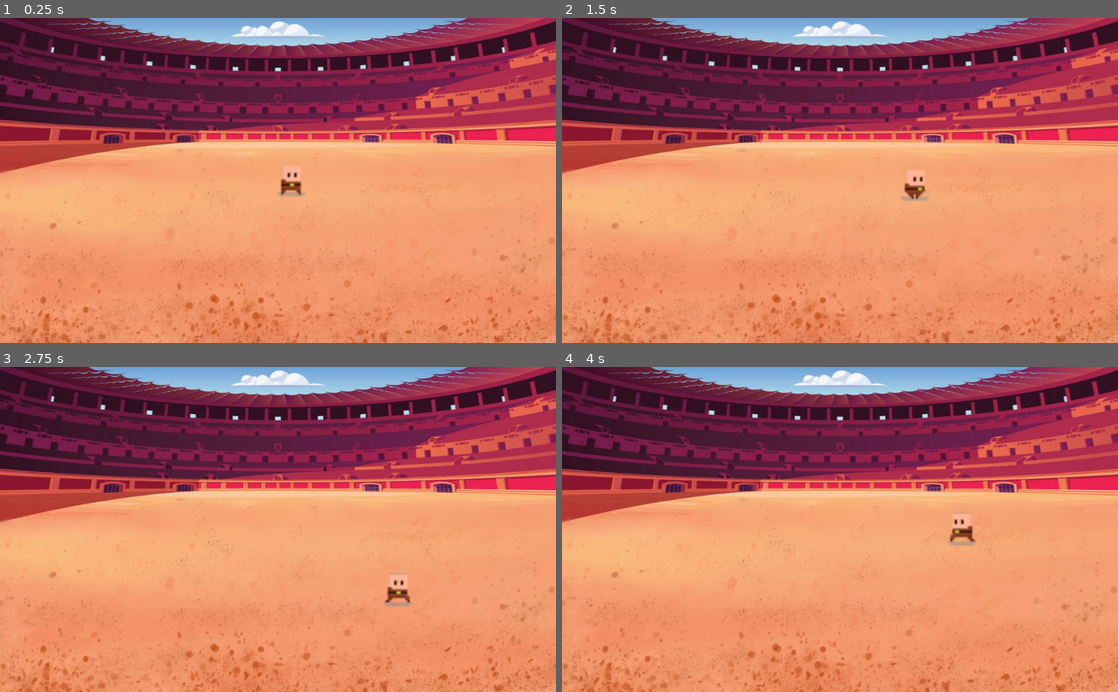
Above: before the commit, frames 1-4 (two rows, left to right).
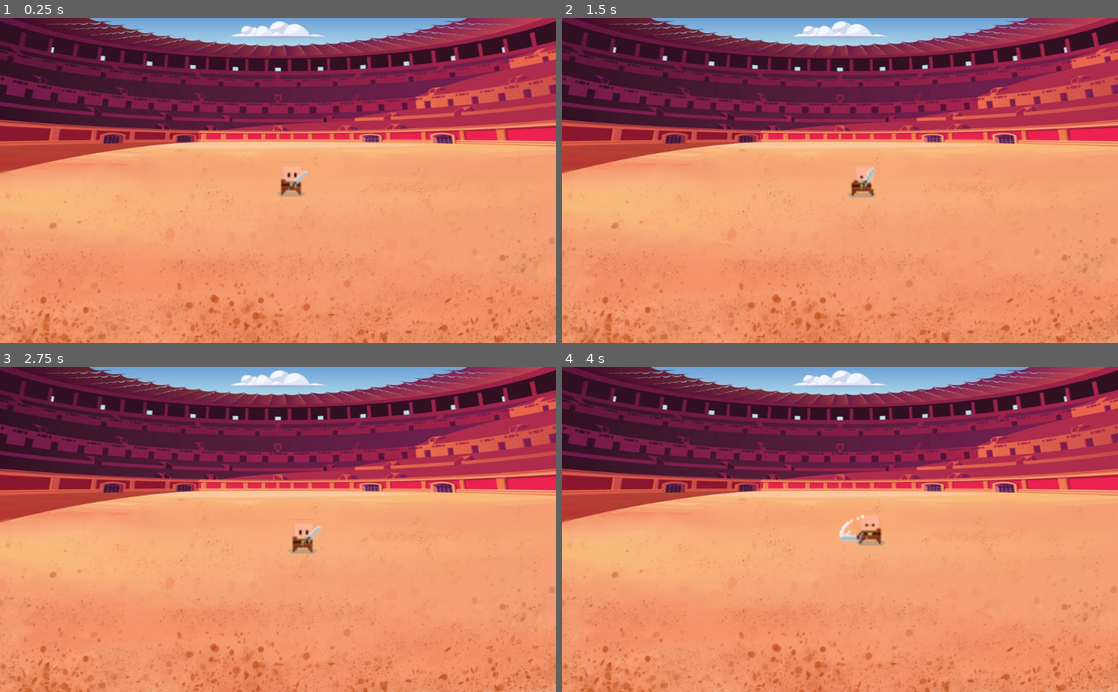
Above: after the commit, the same moments.

Repository: woliveira82/godot-arena
Game: Godot game, scene res://src/game/Arena.tscn
The game is run twice, just before and just after one commit, with the same random seed, the same clock (stepped at 60 frames per second) and the same inputs.
Inputs:
- Up to frame 1 (0.25 s): no input
- Up to frame 2 (1.5 s): hold Right (ui_right) 0.53-1.28 s; tap Space (attack, bound only after the commit) at 0.6, 1.35 s; hold Down (ui_down) from 1.28 s (still down)
- Up to frame 3 (2.75 s): release Down (ui_down) at 2.03 s; hold Right (ui_right) from 2.03 s (still down); tap Space (attack, bound only after the commit) at 2.1 s
- Up to frame 4 (4 s): release Right (ui_right) at 2.78 s; hold Up (ui_up) 2.78-3.53 s; tap Space (attack, bound only after the commit) at 2.85, 3.6 s; hold Left (ui_left) from 3.53 s (still down)

The runs differ from the first frame. In frame 1, less than 0.1% of the frame differs, in the area x 51-56%, y 46-53%; in frame 2, 0.6%; in frame 3, 0.7%; in frame 4, 0.8%, in the area x 49-75%, y 44-55%.

Commit message:
feat: add sword animation

Diff:
--- a/project.godot
+++ b/project.godot
@@ -44,6 +44,11 @@
 , Object(InputEventKey,"resource_local_to_scene":false,"resource_name":"","device":0,"alt":false,"shift":false,"control":false,"meta":false,"command":false,"pressed":false,"scancode":83,"physical_scancode":0,"unicode":0,"echo":false,"script":null)
  ]
 }
+attack={
+"deadzone": 0.5,
+"events": [ Object(InputEventKey,"resource_local_to_scene":false,"resource_name":"","device":0,"alt":false,"shift":false,"control":false,"meta":false,"command":false,"pressed":false,"scancode":0,"physical_scancode":32,"unicode":0,"echo":false,"script":null)
+ ]
+}
 
 [physics]
 
--- a/src/game/Player.gd
+++ b/src/game/Player.gd
@@ -30,7 +30,7 @@
 			_move(delta)
 
 		ATTACK:
-			pass
+			_attack()
 
 		DYING:
 			pass
@@ -73,9 +73,18 @@
 		animation_player.play('idle_%s%s' % [face, animation_option])
 		velocity = velocity.move_toward(Vector2.ZERO, FRICTION * delta)
 
+	if Input.is_action_just_pressed('attack'):
+		state = ATTACK
+
 
 func _attack():
-	pass
+	velocity = Vector2.ZERO
+	var face = 'right' if facing_right else 'left'
+	animation_player.play('attack_%s' % face)
+
+
+func _animation_finished():
+	state = MOVE
 
 
 func _on_Timer_timeout():
--- a/src/game/scene/Player.tscn
+++ b/src/game/scene/Player.tscn
@@ -1,7 +1,8 @@
-[gd_scene load_steps=10 format=2]
+[gd_scene load_steps=13 format=2]
 
 [ext_resource path="res://src/game/Player.gd" type="Script" id=1]
 [ext_resource path="res://assets/images/character.png" type="Texture" id=2]
+[ext_resource path="res://assets/images/sword.png" type="Texture" id=3]
 
 [sub_resource type="Animation" id=6]
 length = 0.001
@@ -40,6 +41,198 @@
 "transitions": PoolRealArray( 1 ),
 "update": 0,
 "values": [ false ]
+}
+tracks/3/type = "value"
+tracks/3/path = NodePath("SwordSprite:frame")
+tracks/3/interp = 1
+tracks/3/loop_wrap = true
+tracks/3/imported = false
+tracks/3/enabled = true
+tracks/3/keys = {
+"times": PoolRealArray( 0 ),
+"transitions": PoolRealArray( 1 ),
+"update": 0,
+"values": [ 0 ]
+}
+tracks/4/type = "value"
+tracks/4/path = NodePath("SwordSprite:position")
+tracks/4/interp = 1
+tracks/4/loop_wrap = true
+tracks/4/imported = false
+tracks/4/enabled = true
+tracks/4/keys = {
+"times": PoolRealArray( 0 ),
+"transitions": PoolRealArray( 1 ),
+"update": 0,
+"values": [ Vector2( -16, 6 ) ]
+}
+tracks/5/type = "value"
+tracks/5/path = NodePath("SwordSprite:flip_h")
+tracks/5/interp = 1
+tracks/5/loop_wrap = true
+tracks/5/imported = false
+tracks/5/enabled = true
+tracks/5/keys = {
+"times": PoolRealArray( 0 ),
+"transitions": PoolRealArray( 1 ),
+"update": 0,
+"values": [ true ]
+}
+
+[sub_resource type="Animation" id=14]
+resource_name = "attack_left"
+length = 0.5
+tracks/0/type = "value"
+tracks/0/path = NodePath("Sprite:frame")
+tracks/0/interp = 1
+tracks/0/loop_wrap = true
+tracks/0/imported = false
+tracks/0/enabled = true
+tracks/0/keys = {
+"times": PoolRealArray( 0, 0.1, 0.3, 0.4 ),
+"transitions": PoolRealArray( 1, 1, 1, 1 ),
+"update": 1,
+"values": [ 21, 22, 24, 25 ]
+}
+tracks/1/type = "value"
+tracks/1/path = NodePath("Sprite:flip_h")
+tracks/1/interp = 1
+tracks/1/loop_wrap = true
+tracks/1/imported = false
+tracks/1/enabled = true
+tracks/1/keys = {
+"times": PoolRealArray( 0 ),
+"transitions": PoolRealArray( 1 ),
+"update": 1,
+"values": [ true ]
+}
+tracks/2/type = "method"
+tracks/2/path = NodePath(".")
+tracks/2/interp = 1
+tracks/2/loop_wrap = true
+tracks/2/imported = false
+tracks/2/enabled = true
+tracks/2/keys = {
+"times": PoolRealArray( 0.5 ),
+"transitions": PoolRealArray( 1 ),
+"values": [ {
+"args": [  ],
+"method": "_animation_finished"
+} ]
+}
+tracks/3/type = "value"
+tracks/3/path = NodePath("SwordSprite:position")
+tracks/3/interp = 1
+tracks/3/loop_wrap = true
+tracks/3/imported = false
+tracks/3/enabled = true
+tracks/3/keys = {
+"times": PoolRealArray( 0 ),
+"transitions": PoolRealArray( 1 ),
+"update": 0,
+"values": [ Vector2( -24, 4 ) ]
+}
+tracks/4/type = "value"
+tracks/4/path = NodePath("SwordSprite:flip_h")
+tracks/4/interp = 1
+tracks/4/loop_wrap = true
+tracks/4/imported = false
+tracks/4/enabled = true
+tracks/4/keys = {
+"times": PoolRealArray( 0 ),
+"transitions": PoolRealArray( 1 ),
+"update": 1,
+"values": [ true ]
+}
+tracks/5/type = "value"
+tracks/5/path = NodePath("SwordSprite:frame")
+tracks/5/interp = 1
+tracks/5/loop_wrap = true
+tracks/5/imported = false
+tracks/5/enabled = true
+tracks/5/keys = {
+"times": PoolRealArray( 0.1, 0.2, 0.4 ),
+"transitions": PoolRealArray( 1, 1, 1 ),
+"update": 1,
+"values": [ 4, 5, 4 ]
+}
+
+[sub_resource type="Animation" id=13]
+resource_name = "attack_right"
+length = 0.5
+tracks/0/type = "value"
+tracks/0/path = NodePath("Sprite:frame")
+tracks/0/interp = 1
+tracks/0/loop_wrap = true
+tracks/0/imported = false
+tracks/0/enabled = true
+tracks/0/keys = {
+"times": PoolRealArray( 0, 0.1, 0.3, 0.4 ),
+"transitions": PoolRealArray( 1, 1, 1, 1 ),
+"update": 1,
+"values": [ 21, 22, 24, 25 ]
+}
+tracks/1/type = "value"
+tracks/1/path = NodePath("Sprite:flip_h")
+tracks/1/interp = 1
+tracks/1/loop_wrap = true
+tracks/1/imported = false
+tracks/1/enabled = true
+tracks/1/keys = {
+"times": PoolRealArray( 0 ),
+"transitions": PoolRealArray( 1 ),
+"update": 1,
+"values": [ false ]
+}
+tracks/2/type = "method"
+tracks/2/path = NodePath(".")
+tracks/2/interp = 1
+tracks/2/loop_wrap = true
+tracks/2/imported = false
+tracks/2/enabled = true
+tracks/2/keys = {
+"times": PoolRealArray( 0.5 ),
+"transitions": PoolRealArray( 1 ),
+"values": [ {
+"args": [  ],
+"method": "_animation_finished"
+} ]
+}
+tracks/3/type = "value"
+tracks/3/path = NodePath("SwordSprite:flip_h")
+tracks/3/interp = 1
+tracks/3/loop_wrap = true
+tracks/3/imported = false
+tracks/3/enabled = true
+tracks/3/keys = {
+"times": PoolRealArray( 0 ),
+"transitions": PoolRealArray( 1 ),
+"update": 1,
+"values": [ false ]
+}
+tracks/4/type = "value"
+tracks/4/path = NodePath("SwordSprite:position")
+tracks/4/interp = 1
+tracks/4/loop_wrap = true
+tracks/4/imported = false
+tracks/4/enabled = true
+tracks/4/keys = {
+"times": PoolRealArray( 0 ),
+"transitions": PoolRealArray( 1 ),
+"update": 0,
+"values": [ Vector2( 24, 4 ) ]
+}
+tracks/5/type = "value"
+tracks/5/path = NodePath("SwordSprite:frame")
+tracks/5/interp = 1
+tracks/5/loop_wrap = true
+tracks/5/imported = false
+tracks/5/enabled = true
+tracks/5/keys = {
+"times": PoolRealArray( 0.1, 0.2, 0.4 ),
+"transitions": PoolRealArray( 1, 1, 1 ),
+"update": 1,
+"values": [ 4, 5, 4 ]
 }
 
 [sub_resource type="Animation" id=12]
@@ -70,6 +263,42 @@
 "update": 1,
 "values": [ true ]
 }
+tracks/2/type = "value"
+tracks/2/path = NodePath("SwordSprite:position")
+tracks/2/interp = 1
+tracks/2/loop_wrap = true
+tracks/2/imported = false
+tracks/2/enabled = true
+tracks/2/keys = {
+"times": PoolRealArray( 0 ),
+"transitions": PoolRealArray( 1 ),
+"update": 0,
+"values": [ Vector2( -24, 4 ) ]
+}
+tracks/3/type = "value"
+tracks/3/path = NodePath("SwordSprite:flip_h")
+tracks/3/interp = 1
+tracks/3/loop_wrap = true
+tracks/3/imported = false
+tracks/3/enabled = true
+tracks/3/keys = {
+"times": PoolRealArray( 0 ),
+"transitions": PoolRealArray( 1 ),
+"update": 1,
+"values": [ true ]
+}
+tracks/4/type = "value"
+tracks/4/path = NodePath("SwordSprite:frame")
+tracks/4/interp = 1
+tracks/4/loop_wrap = true
+tracks/4/imported = false
+tracks/4/enabled = true
+tracks/4/keys = {
+"times": PoolRealArray( 0.1, 0.6 ),
+"transitions": PoolRealArray( 1, 1 ),
+"update": 1,
+"values": [ 0, 4 ]
+}
 
 [sub_resource type="Animation" id=11]
 resource_name = "idle_left_alt"
@@ -109,6 +338,42 @@
 "transitions": PoolRealArray( 1 ),
 "update": 1,
 "values": [ false ]
+}
+tracks/3/type = "value"
+tracks/3/path = NodePath("SwordSprite:flip_h")
+tracks/3/interp = 1
+tracks/3/loop_wrap = true
+tracks/3/imported = false
+tracks/3/enabled = true
+tracks/3/keys = {
+"times": PoolRealArray( 0 ),
+"transitions": PoolRealArray( 1 ),
+"update": 1,
+"values": [ true ]
+}
+tracks/4/type = "value"
+tracks/4/path = NodePath("SwordSprite:position")
+tracks/4/interp = 1
+tracks/4/loop_wrap = true
+tracks/4/imported = false
+tracks/4/enabled = true
+tracks/4/keys = {
+"times": PoolRealArray( 0 ),
+"transitions": PoolRealArray( 1 ),
+"update": 0,
+"values": [ Vector2( -24, 4 ) ]
+}
+tracks/5/type = "value"
+tracks/5/path = NodePath("SwordSprite:frame")
+tracks/5/interp = 1
+tracks/5/loop_wrap = true
+tracks/5/imported = false
+tracks/5/enabled = true
+tracks/5/keys = {
+"times": PoolRealArray( 0, 0.5, 1.4 ),
+"transitions": PoolRealArray( 1, 1, 1 ),
+"update": 1,
+"values": [ 0, 1, 0 ]
 }
 
 [sub_resource type="Animation" id=5]
@@ -139,10 +404,47 @@
 "update": 1,
 "values": [ false ]
 }
+tracks/2/type = "value"
+tracks/2/path = NodePath("SwordSprite:flip_h")
+tracks/2/interp = 1
+tracks/2/loop_wrap = true
+tracks/2/imported = false
+tracks/2/enabled = true
+tracks/2/keys = {
+"times": PoolRealArray( 0 ),
+"transitions": PoolRealArray( 1 ),
+"update": 1,
+"values": [ false ]
+}
+tracks/3/type = "value"
+tracks/3/path = NodePath("SwordSprite:position")
+tracks/3/interp = 1
+tracks/3/loop_wrap = true
+tracks/3/imported = false
+tracks/3/enabled = true
+tracks/3/keys = {
+"times": PoolRealArray( 0 ),
+"transitions": PoolRealArray( 1 ),
+"update": 0,
+"values": [ Vector2( 24, 4 ) ]
+}
+tracks/4/type = "value"
+tracks/4/path = NodePath("SwordSprite:frame")
+tracks/4/interp = 1
+tracks/4/loop_wrap = true
+tracks/4/imported = false
+tracks/4/enabled = true
+tracks/4/keys = {
+"times": PoolRealArray( 0.1, 0.6 ),
+"transitions": PoolRealArray( 1, 1 ),
+"update": 1,
+"values": [ 0, 4 ]
+}
 
 [sub_resource type="Animation" id=2]
 resource_name = "idle_right_alt"
 length = 1.8
+loop = true
 tracks/0/type = "value"
 tracks/0/path = NodePath("Sprite:frame")
 tracks/0/interp = 1
@@ -178,6 +480,42 @@
 "transitions": PoolRealArray( 1 ),
 "update": 1,
 "values": [ false ]
+}
+tracks/3/type = "value"
+tracks/3/path = NodePath("SwordSprite:position")
+tracks/3/interp = 1
+tracks/3/loop_wrap = true
+tracks/3/imported = false
+tracks/3/enabled = true
+tracks/3/keys = {
+"times": PoolRealArray( 0 ),
+"transitions": PoolRealArray( 1 ),
+"update": 0,
+"values": [ Vector2( 24, 4 ) ]
+}
+tracks/4/type = "value"
+tracks/4/path = NodePath("SwordSprite:flip_h")
+tracks/4/interp = 1
+tracks/4/loop_wrap = true
+tracks/4/imported = false
+tracks/4/enabled = true
+tracks/4/keys = {
+"times": PoolRealArray( 0 ),
+"transitions": PoolRealArray( 1 ),
+"update": 1,
+"values": [ false ]
+}
+tracks/5/type = "value"
+tracks/5/path = NodePath("SwordSprite:frame")
+tracks/5/interp = 1
+tracks/5/loop_wrap = true
+tracks/5/imported = false
+tracks/5/enabled = true
+tracks/5/keys = {
+"times": PoolRealArray( 0, 0.5, 1.4 ),
+"transitions": PoolRealArray( 1, 1, 1 ),
+"update": 1,
+"values": [ 0, 1, 0 ]
 }
 
 [sub_resource type="Animation" id=10]
@@ -208,6 +546,42 @@
 "update": 1,
 "values": [ true ]
 }
+tracks/2/type = "value"
+tracks/2/path = NodePath("SwordSprite:frame")
+tracks/2/interp = 1
+tracks/2/loop_wrap = true
+tracks/2/imported = false
+tracks/2/enabled = true
+tracks/2/keys = {
+"times": PoolRealArray( 0.1, 0.3, 0.5, 0.7 ),
+"transitions": PoolRealArray( 1, 1, 1, 1 ),
+"update": 1,
+"values": [ 1, 2, 1, 0 ]
+}
+tracks/3/type = "value"
+tracks/3/path = NodePath("SwordSprite:position")
+tracks/3/interp = 1
+tracks/3/loop_wrap = true
+tracks/3/imported = false
+tracks/3/enabled = true
+tracks/3/keys = {
+"times": PoolRealArray( 0 ),
+"transitions": PoolRealArray( 1 ),
+"update": 0,
+"values": [ Vector2( -24, 4 ) ]
+}
+tracks/4/type = "value"
+tracks/4/path = NodePath("SwordSprite:flip_h")
+tracks/4/interp = 1
+tracks/4/loop_wrap = true
+tracks/4/imported = false
+tracks/4/enabled = true
+tracks/4/keys = {
+"times": PoolRealArray( 0 ),
+"transitions": PoolRealArray( 1 ),
+"update": 1,
+"values": [ true ]
+}
 
 [sub_resource type="Animation" id=9]
 resource_name = "run_right"
@@ -237,13 +611,46 @@
 "update": 1,
 "values": [ false ]
 }
+tracks/2/type = "value"
+tracks/2/path = NodePath("SwordSprite:frame")
+tracks/2/interp = 1
+tracks/2/loop_wrap = true
+tracks/2/imported = false
+tracks/2/enabled = true
+tracks/2/keys = {
+"times": PoolRealArray( 0.1, 0.3, 0.5, 0.7 ),
+"transitions": PoolRealArray( 1, 1, 1, 1 ),
+"update": 1,
+"values": [ 1, 2, 1, 0 ]
+}
+tracks/3/type = "value"
+tracks/3/path = NodePath("SwordSprite:flip_h")
+tracks/3/interp = 1
+tracks/3/loop_wrap = true
+tracks/3/imported = false
+tracks/3/enabled = true
+tracks/3/keys = {
+"times": PoolRealArray( 0 ),
+"transitions": PoolRealArray( 1 ),
+"update": 1,
+"values": [ false ]
+}
+tracks/4/type = "value"
+tracks/4/path = NodePath("SwordSprite:position")
+tracks/4/interp = 1
+tracks/4/loop_wrap = true
+tracks/4/imported = false
+tracks/4/enabled = true
+tracks/4/keys = {
+"times": PoolRealArray( 0 ),
+"transitions": PoolRealArray( 1 ),
+"update": 0,
+"values": [ Vector2( 24, 4 ) ]
+}
 
 [node name="Player" type="KinematicBody2D"]
 position = Vector2( 538, 298 )
 script = ExtResource( 1 )
-__meta__ = {
-"_edit_group_": true
-}
 
 [node name="Sprite" type="Sprite" parent="."]
 scale = Vector2( 4, 4 )
@@ -252,8 +659,17 @@
 vframes = 4
 frame = 17
 
+[node name="SwordSprite" type="Sprite" parent="."]
+position = Vector2( -16, 6 )
+scale = Vector2( 4, 4 )
+texture = ExtResource( 3 )
+flip_h = true
+hframes = 7
+
 [node name="AnimationPlayer" type="AnimationPlayer" parent="."]
 anims/RESET = SubResource( 6 )
+anims/attack_left = SubResource( 14 )
+anims/attack_right = SubResource( 13 )
 anims/idle_left = SubResource( 12 )
 anims/idle_left_alt = SubResource( 11 )
 anims/idle_right = SubResource( 5 )
Binary file added: assets/images/sword.png
